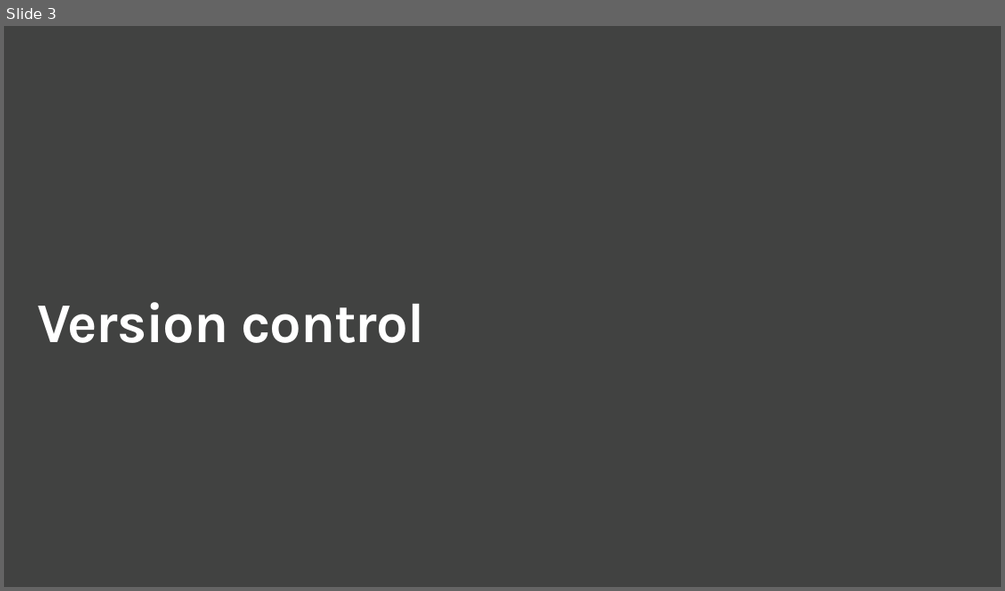
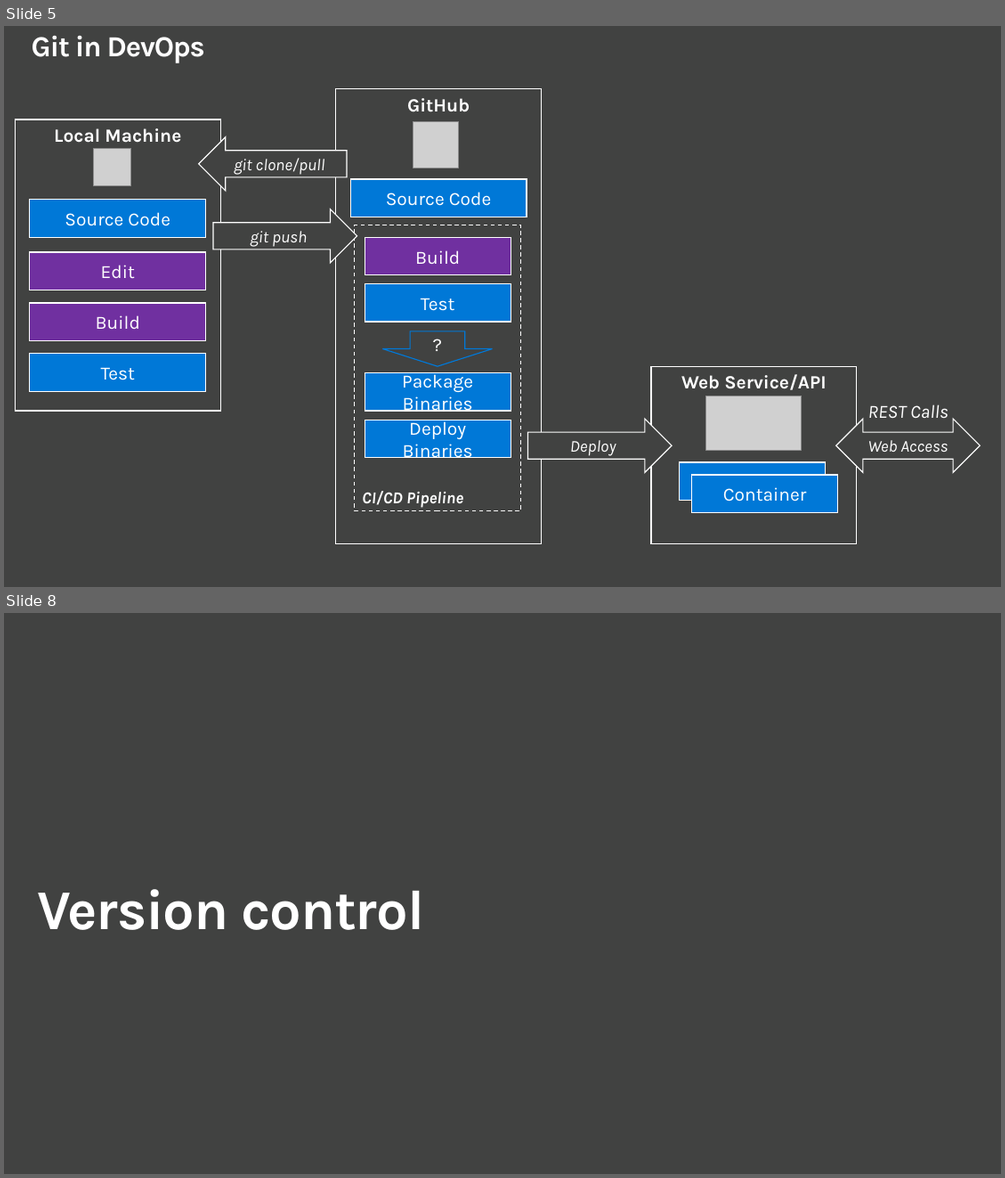
Before and after one commit to joelbyford/gitCrashCourse, a slide deck: GitIntro.pptx. Shown one above the other, each under a label of ours: slide 3 before the commit, slides 5 and 8 after it; the slides between them are not shown. The pictures are 1005x591 and 1005x1178 pixels, drawn with LibreOffice and Linux fonts; fonts in the diff are those of the drawing; grey boxes stand for pictures. Boxes give left, top, right and bottom in pixels: in the first picture for what was removed or moved away, otherwise in the second. Text is boxed around its words. In the diff, an @@ line names an element or a change of style, - is before the commit and + after.

```diff
--- a/GitIntro.pptx
+++ b/GitIntro.pptx
@@ slide 5 added at (4,26,1001,587), background #414241 @@
@@ title added at (32,36,205,63), 28 pt, text #FFFFFF, bold @@
+Git in DevOps
@@ rectangle added at (336,89,542,543), fill #414241, outline #FFFFFF 1 pt, 18 pt, text #FFFFFF, bold @@
+GitHub
@@ rectangle added at (16,119,221,410), fill #414241, outline #FFFFFF 1 pt, 18 pt, text #FFFFFF, bold @@
+Local Machine
@@ picture added at (413,122,459,168) @@
@@ picture added at (93,148,130,185) @@
@@ left arrow added at (198,136,347,191), fill #414241, outline #FFFFFF 1 pt, 16 pt, text #FFFFFF, italic @@
+git clone/pull
@@ rectangle added at (350,179,526,216), fill #0078D7, outline #FFFFFF 1 pt, 18 pt, text #FFFFFF @@
+Source Code
@@ rectangle added at (30,200,206,237), fill #0078D7, outline #FFFFFF 1 pt, 18 pt, text #FFFFFF @@
+Source Code
@@ right arrow added at (213,209,357,263), fill #414241, outline #FFFFFF 1 pt, 16 pt, text #FFFFFF, italic @@
+git push
@@ rectangle added at (355,224,521,510), outline #FFFFFF 1 pt dashed, 16 pt, text #FFFFFF, bold, italic @@
+CI/CD Pipeline
@@ rectangle added at (364,238,511,275), fill #7030A0, outline #FFFFFF 1 pt, 18 pt, text #FFFFFF @@
+Build
@@ rectangle added at (30,252,206,289), fill #7030A0, outline #FFFFFF 1 pt, 18 pt, text #FFFFFF @@
+Edit
@@ rectangle added at (364,284,511,321), fill #0078D7, outline #FFFFFF 1 pt, 18 pt, text #FFFFFF @@
+Test
@@ rectangle added at (30,303,206,340), fill #7030A0, outline #FFFFFF 1 pt, 18 pt, text #FFFFFF @@
+Build
@@ down arrow added at (382,331,493,366), fill #414241, outline #0078D7 1 pt, 18 pt, text #FFFFFF @@
+?
@@ rectangle added at (30,354,206,391), fill #0078D7, outline #FFFFFF 1 pt, 18 pt, text #FFFFFF @@
+Test
@@ rectangle added at (651,366,857,543), fill #414241, outline #FFFFFF 1 pt, 18 pt, text #FFFFFF, bold @@
+Web Service/API
@@ rectangle added at (364,373,511,410), fill #0078D7, outline #FFFFFF 1 pt, 18 pt, text #FFFFFF @@
+Package Binaries
@@ picture added at (706,395,801,450) @@
@@ rectangle added at (364,419,511,457), fill #0078D7, outline #FFFFFF 1 pt, 18 pt, text #FFFFFF @@
+Deploy Binaries
@@ right arrow added at (528,418,672,473), fill #414241, outline #FFFFFF 1 pt, 16 pt, text #FFFFFF, italic @@
+Deploy
@@ left right arrow added at (836,418,979,473), fill #414241, outline #FFFFFF 1 pt, 16 pt, text #FFFFFF, italic @@
+Web Access
@@ text added at (868,404,948,418), 18 pt, text #FFFFFF, italic @@
+REST Calls
@@ rectangle added at (680,462,825,499), fill #0078D7, outline #FFFFFF 1 pt, 18 pt, text #FFFFFF @@
+Container
@@ rectangle added at (692,475,839,512), fill #0078D7, outline #FFFFFF 1 pt, 18 pt, text #FFFFFF @@
+Container
@@ what was slide 3 is now slide 8 @@
```
Also in this commit, not shown: 1 slide changed, 5 other slides added, 1 slide removed, 4 other files.
